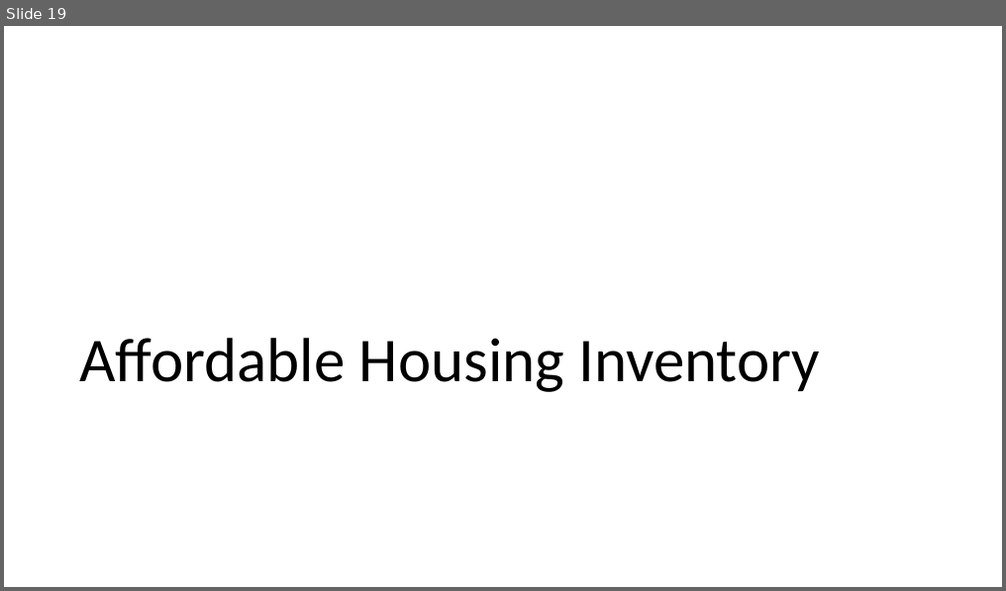
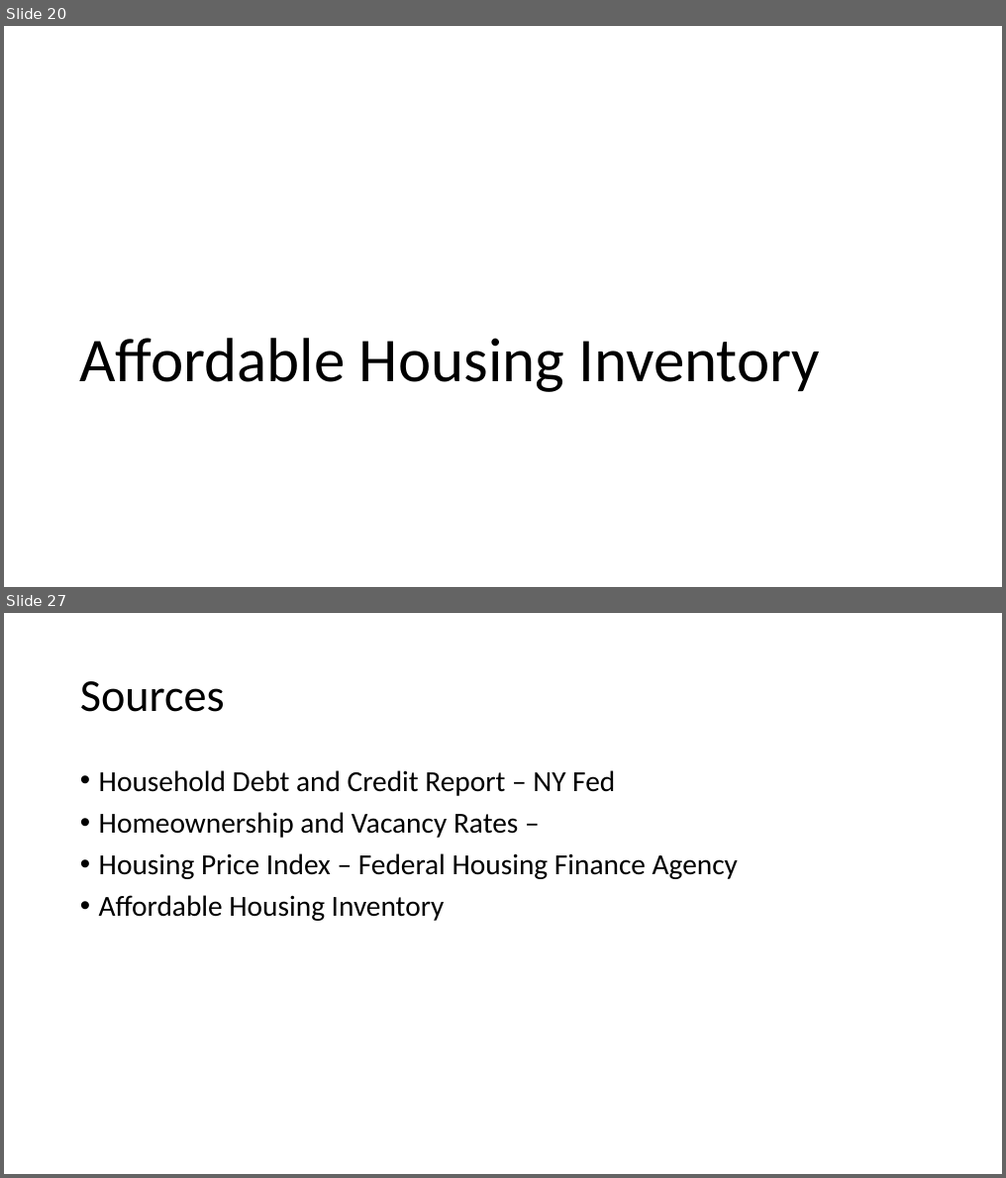
Before and after one commit to bowielh/Project1_Group1, a slide deck: Housing_Bubble.pptx. Shown one above the other, each under a label of ours: slide 19 before the commit, slides 20 and 27 after it; the slides between them are not shown. The pictures are 1006x591 and 1006x1178 pixels, drawn with LibreOffice and Linux fonts; fonts in the diff are those of the drawing. Boxes give left, top, right and bottom in pixels: in the first picture for what was removed or moved away, otherwise in the second. Text is boxed around its words. In the diff, an @@ line names an element or a change of style, - is before the commit and + after.

```diff
--- a/Housing_Bubble.pptx
+++ b/Housing_Bubble.pptx
@@ slide 27 added at [4,613,1002,1174], background #FFFFFF @@
@@ title added at [80,681,225,712], 44 pt, text #000000 @@
+Sources
@@ text added at [99,770,738,921], 28 pt, text #000000 @@
+• Household Debt and Credit Report – NY Fed
+• Homeownership and Vacancy Rates –
+• Housing Price Index – Federal Housing Finance Agency
+• Affordable Housing Inventory
@@ what was slide 19 is now slide 20 @@
```
Also in this commit, not shown: 5 slides changed, 5 other slides added, 2 slides removed, 7 other files.
